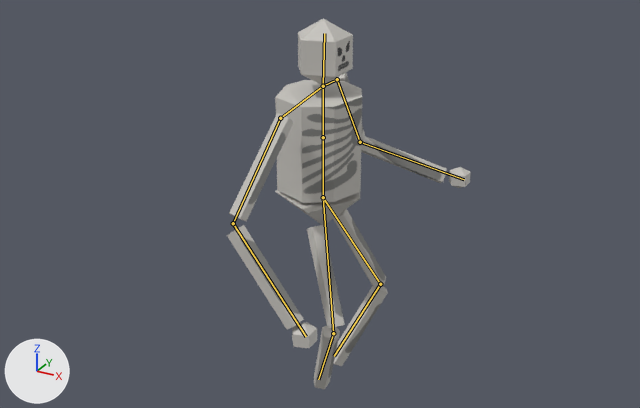
Renders of the Blender file Unity Project/Assets/Dev_Items/Spooky Skelie.blend from each side of a commit.
Rendered twice from a camera (50 mm lens) standing at (2.08, -3.81, 2.98) and looking at (-0.04, 0.03, 1.05). The lights are fixed; the arrows at lower left show +X, +Y and +Z. The bones that bend it are drawn over the model as lines.
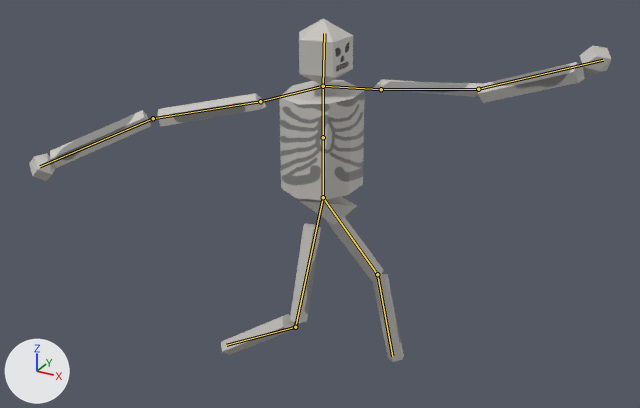
The newer file adds an action. The first version stands in its rest pose; the second is drawn at frame 65 of the action 'ArmatureAction'.

Boxes [x1, y1, x2, y2] around the edits, measured in the pictures (640 x 408 px):
```json
{"object": "Cylinder", "change": "posed", "before": [227, 18, 471, 389], "after": [29, 18, 611, 362], "on screen": "138% wider, 7% shorter"}
{"bone": "Bone.007", "before": "(337, 79) to (360, 142)", "after": "(381, 89) to (478, 89)"}
{"bone": "Bone.008", "before": "(360, 142) to (464, 179)", "after": "(478, 89) to (603, 60)"}
{"bone": "Bone.010", "before": "(280, 118) to (233, 223)", "after": "(260, 101) to (153, 118)"}
{"bone": "Bone.011", "before": "(233, 223) to (306, 336)", "after": "(153, 118) to (40, 166)"}
{"bone": "Bone.002", "before": "(323, 197) to (380, 284)", "after": "(323, 197) to (377, 274)"}
{"bone": "Bone.003", "before": "(380, 284) to (334, 356)", "after": "(377, 274) to (392, 356)"}
{"bone": "Bone.004", "before": "(323, 197) to (333, 333)", "after": "(323, 197) to (295, 327)"}
{"bone": "Bone.005", "before": "(333, 333) to (318, 379)", "after": "(295, 327) to (226, 345)"}
```

The change, as JSON lines over the scene's bpy script:
```json
{"block": "bone_bone", "where": "bone_bone = bpy.data.objects['Armature'].pose.bones['Bone']"}
{"op": "set", "path": "bone_bone.rotation_quaternion", "old": "(1.0, 0.0, 0.0, 0.0)", "new": "(0.862, 0.0, -0.507, 0.0)", "note": "degrees (0, 0, 0) -> degrees (0, -61, 0)"}
{"block": "bone_bone_001", "where": "bone_bone_001 = bpy.data.objects['Armature'].pose.bones['Bone.001']  # child of 'Bone'"}
{"op": "set", "path": "bone_bone_001.rotation_quaternion", "old": "(1.0, 0.0, 0.0, 0.0)", "new": "(0.998, 0.0, 0.059, 0.0)", "note": "degrees (0, 0, 0) -> degrees (0, 7, 0)"}
{"block": "bone_bone_007", "where": "bone_bone_007 = bpy.data.objects['Armature'].pose.bones['Bone.007']  # child of 'Bone.006'"}
{"op": "set", "path": "bone_bone_007.rotation_quaternion", "old": "(1.0, 0.0, 0.0, 0.0)", "new": "(0.834, 0.473, -0.005, -0.285)", "note": "degrees (0, 0, 0) -> degrees (55, 15, -30)"}
{"block": "bone_bone_008", "where": "bone_bone_008 = bpy.data.objects['Armature'].pose.bones['Bone.008']  # child of 'Bone.007'"}
{"op": "set", "path": "bone_bone_008.rotation_quaternion", "old": "(1.0, 0.0, 0.0, 0.0)", "new": "(0.788, 0.207, -0.552, 0.179)", "note": "degrees (0, 0, 0) -> degrees (23, -71, 9)"}
{"block": "bone_bone_010", "where": "bone_bone_010 = bpy.data.objects['Armature'].pose.bones['Bone.010']  # child of 'Bone.009'"}
{"op": "set", "path": "bone_bone_010.rotation_quaternion", "old": "(1.0, 0.0, 0.0, 0.0)", "new": "(0.935, -0.335, 0.003, -0.118)", "note": "degrees (0, 0, 0) -> degrees (-39, -4, -13)"}
{"block": "bone_bone_011", "where": "bone_bone_011 = bpy.data.objects['Armature'].pose.bones['Bone.011']  # child of 'Bone.010'"}
{"op": "set", "path": "bone_bone_011.rotation_quaternion", "old": "(1.0, 0.0, 0.0, 0.0)", "new": "(0.868, -0.379, 0.31, 0.079)", "note": "degrees (0, 0, 0) -> degrees (-49, 37, -7)"}
{"block": "bone_bone_012", "where": "bone_bone_012 = bpy.data.objects['Armature'].pose.bones['Bone.012']  # child of 'Bone.001'"}
{"op": "set", "path": "bone_bone_012.rotation_quaternion", "old": "(1.0, 0.0, 0.0, 0.0)", "new": "(0.908, -0.011, 0.418, 0.0)", "note": "degrees (0, 0, 0) -> degrees (-2, 49, -1)"}
{"block": "bone_bone_002", "where": "bone_bone_002 = bpy.data.objects['Armature'].pose.bones['Bone.002']"}
{"op": "set", "path": "bone_bone_002.rotation_quaternion", "old": "(1.0, 0.0, 0.0, 0.0)", "new": "(0.861, 0.059, -0.506, 0.008)", "note": "degrees (0, 0, 0) -> degrees (11, -61, -5)"}
{"block": "bone_bone_003", "where": "bone_bone_003 = bpy.data.objects['Armature'].pose.bones['Bone.003']  # child of 'Bone.002'"}
{"op": "set", "path": "bone_bone_003.rotation_quaternion", "old": "(1.0, 0.0, 0.0, 0.0)", "new": "(0.957, 0.269, -0.027, -0.106)", "note": "degrees (0, 0, 0) -> degrees (31, 0, -13)"}
{"block": "bone_bone_004", "where": "bone_bone_004 = bpy.data.objects['Armature'].pose.bones['Bone.004']"}
{"op": "set", "path": "bone_bone_004.rotation_quaternion", "old": "(1.0, 0.0, 0.0, 0.0)", "new": "(0.928, -0.146, -0.313, -0.137)", "note": "degrees (0, 0, 0) -> degrees (-14, -38, -12)"}
{"block": "bone_bone_005", "where": "bone_bone_005 = bpy.data.objects['Armature'].pose.bones['Bone.005']  # child of 'Bone.004'"}
{"op": "set", "path": "bone_bone_005.rotation_quaternion", "old": "(1.0, 0.0, 0.0, 0.0)", "new": "(0.999, 0.033, 0.009, 0.014)", "note": "degrees (0, 0, 0) -> degrees (4, 1, 2)"}
```
